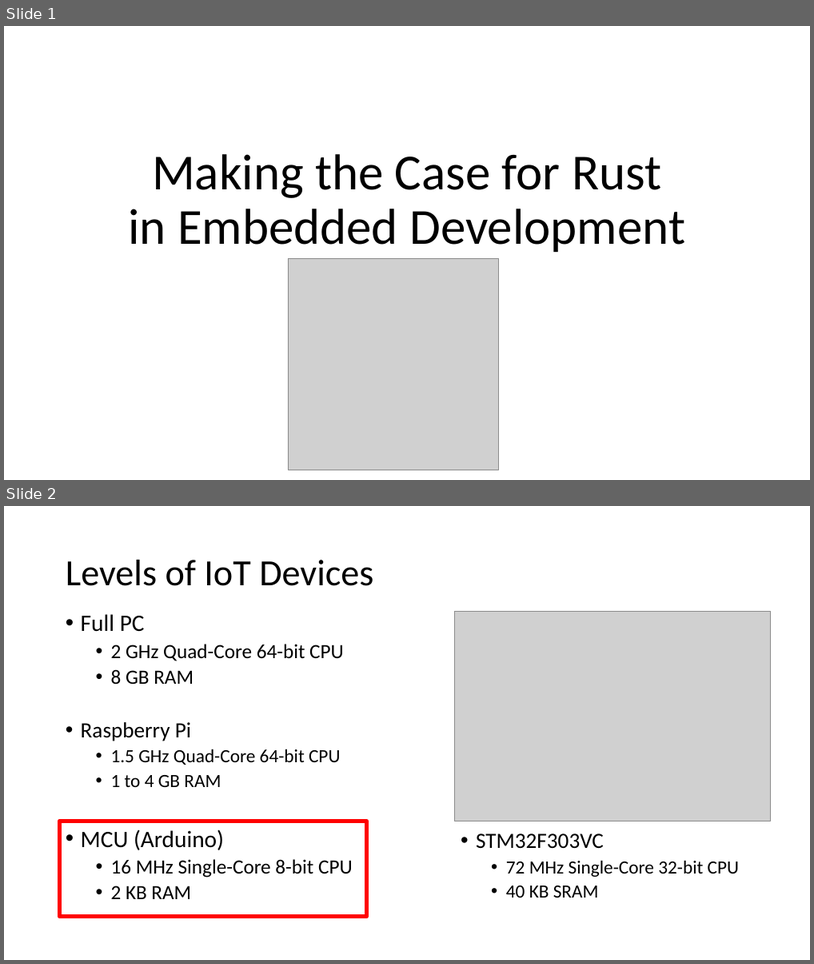
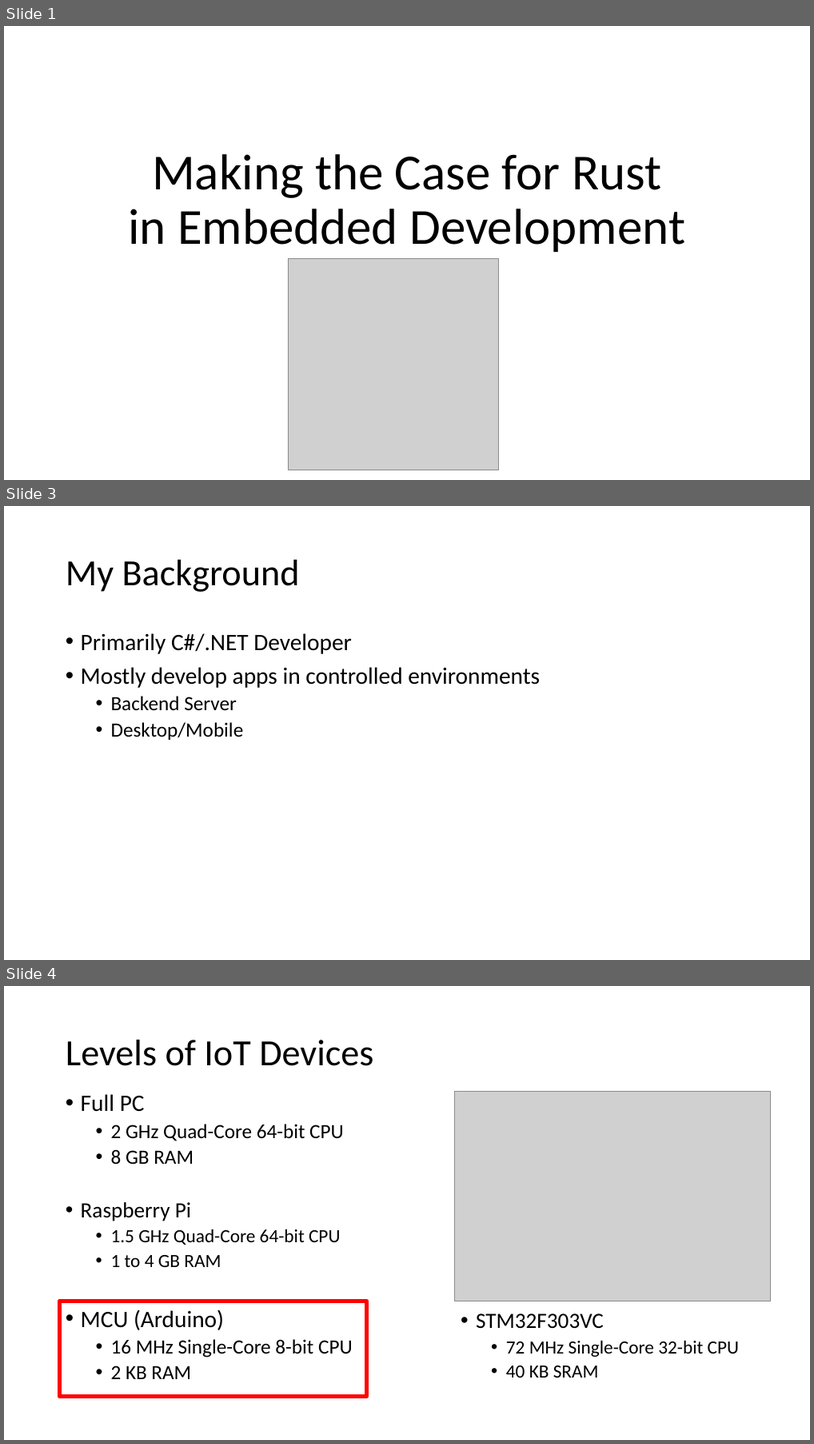
Before and after one commit to ProgrammerAL/Presentations-2019, a slide deck: 09-04 - Making the Case for Rust/Making the Case for Rust.pptx. Shown one above the other, each under a label of ours: slides 1 and 2 before the commit, slides 1, 3 and 4 after it; the slides between them are not shown. The pictures are 814x964 and 814x1444 pixels, drawn with LibreOffice and Linux fonts; fonts in the diff are those of the drawing; grey boxes stand for pictures. Boxes give left, top, right and bottom in pixels: in the first picture for what was removed or moved away, otherwise in the second. Text is boxed around its words. In the diff, an @@ line names an element or a change of style, - is before the commit and + after.

```diff
--- a/09-04 - Making the Case for Rust/Making the Case for Rust.pptx
+++ b/09-04 - Making the Case for Rust/Making the Case for Rust.pptx
@@ slide 3 added at bbox=[4, 506, 810, 960], background #FFFFFF @@
@@ title added at bbox=[66, 560, 300, 592], 44 pt, text #000000 @@
+My Background
@@ text added at bbox=[81, 633, 540, 740], 28 pt, text #000000 @@
+• Primarily C#/.NET Developer
+• Mostly develop apps in controlled environments
+  • Backend Server
+  • Desktop/Mobile
@@ what was slide 2 is now slide 4 @@
```
Also in this commit, not shown: 1 slide changed, 3 other slides added, 2 slides removed.
